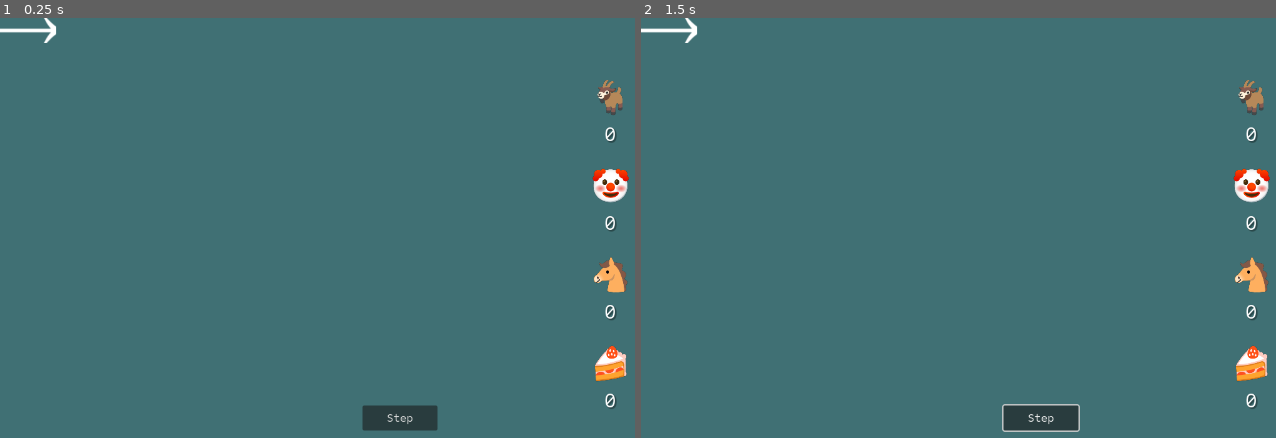
Above: before the commit, frames 1-2 (left to right).
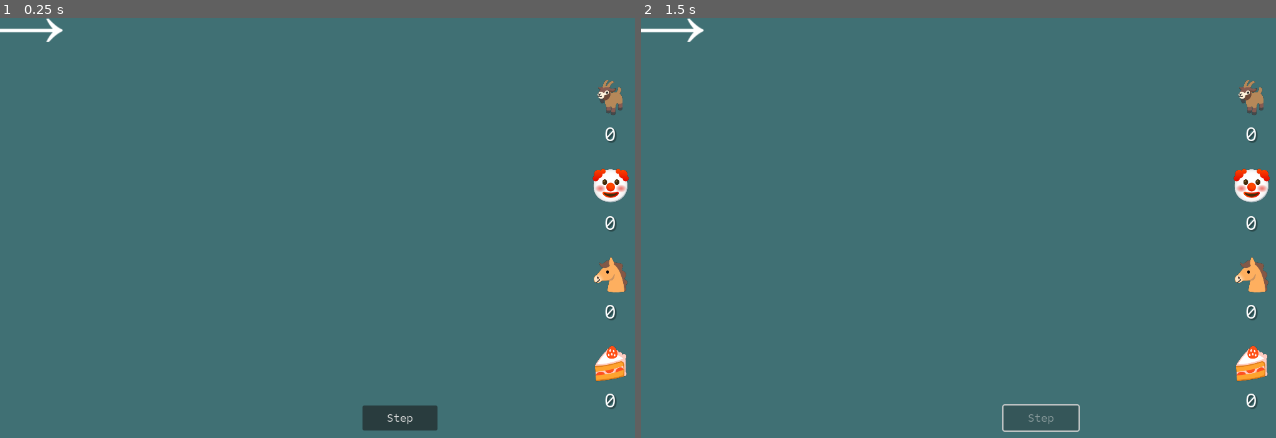
Above: after the commit, the same moments.

Repository: guladam/codelike
Game: Godot game, scene res://game/execution_window/execution_window.tscn
The game is run twice, just before and just after one commit, with the same random seed, the same clock (stepped at 60 frames per second) and the same inputs. This scene is started directly instead of the project's main scene.
Inputs (mouse positions are in pixels of both pictures, inside the frame that each line leads up to):
- Up to frame 1 (0.25 s): no input
- Up to frame 2 (1.5 s): click "Step" at 0.5 s; tap Enter at 1.25 s; move the mouse to (1218, 219) at 1.27 s; press the mouse at (1218, 219) at 1.28 s; hold Right from 1.28 s (still down)

The runs differ from the first frame. In frame 1, less than 0.1% of the frame differs, in the area x 6-10%, y 0-6%; in frame 2, 0.7%, in the area x 6-69%, y 0-99%.
Error before the commit: Invalid call. Nonexistent function 'execute' in base 'Nil'. (res://game/execution_window/execution_window.gd:32)
Error after the commit: Invalid access to property or key 'variable_to_set' on a base object of type 'Nil'. (res://game/execution_window/variable_container.gd:8)

Commit message:
execution window animations finished

Diff:
--- /dev/null
+++ b/game/components/tween.gd
@@ -0,0 +1,18 @@
+class_name TweenComponent
+extends Node
+
+@export var target: Control
+@export var property: String
+@export var tween_type: Tween.TransitionType
+@export var tween_ease: Tween.EaseType
+@export var length: float = 0.5
+
+var tween: Tween
+
+
+func start_tween(value: Variant) -> void:
+	if tween:
+		tween.kill()
+
+	tween = create_tween().set_ease(tween_ease).set_trans(tween_type)
+	tween.tween_property(target, property, value, length)
--- a/game/execution_window/execution_window.gd
+++ b/game/execution_window/execution_window.gd
@@ -8,8 +8,10 @@
 var _instructions: Array[Instruction]
 
 @onready var instructions_container: VBoxContainer = %Instructions
+@onready var variable_container: VariableContainer = $VariableContainer
 @onready var step_button: Button = %StepButton
 @onready var arrow: TextureRect = %Arrow
+@onready var arrow_tween: TweenComponent = %ArrowTween
 
 
 func _ready() -> void:
@@ -28,16 +30,34 @@
 
 
 func _step() -> void:
+	step_button.disabled = true
 	var instruction: Instruction = _instructions.pop_front()
+	variable_container.animate_instruction(instruction)
+	variable_container.animation_finished.connect(_on_step_animation_finished.bind(instruction), CONNECT_ONE_SHOT)
+
+
+func _animate_arrow(instruction: int) -> void:
+	var target: Vector2 = instructions_container.get_child(instruction).global_position
+	target.x -= 80
+	arrow_tween.start_tween(target)
+
+
+func _end_execution() -> void:
+	arrow.hide()
+	step_button.disabled = true
+	# TODO this is a pretty ugly way to do it
+	await get_tree().create_timer(1, false).timeout
+	execution_finished.emit()
+	queue_free()
+
+
+func _on_step_animation_finished(instruction: Instruction) -> void:
+	step_button.disabled = false
 	instruction.execute()
 
 	var current_instruction := instructions_container.get_child_count() - _instructions.size()
 
 	if current_instruction < instructions_container.get_child_count():
-		arrow.position = instructions_container.get_child(current_instruction).global_position
-		arrow.position.x -= 80
+		_animate_arrow(current_instruction)
 	else:
-		arrow.hide()
-		step_button.disabled = true
-		execution_finished.emit()
-		queue_free()
+		_end_execution()
--- a/game/execution_window/execution_window.tscn
+++ b/game/execution_window/execution_window.tscn
@@ -1,10 +1,12 @@
-[gd_scene load_steps=7 format=3 uid="uid://dh4ef8ajahq84"]
+[gd_scene load_steps=9 format=3 uid="uid://dh4ef8ajahq84"]
 
 [ext_resource type="PackedScene" uid="uid://djuh52s2c65dr" path="res://game/variable_display/variable_display.tscn" id="1_03itc"]
 [ext_resource type="Script" path="res://game/execution_window/execution_window.gd" id="1_ujf7g"]
 [ext_resource type="Texture2D" uid="uid://rw3pj4duuwc5" path="res://game/expression_builder/arrow.png" id="2_4fi07"]
 [ext_resource type="Resource" uid="uid://dyrxasusfl33w" path="res://data/variables/var_a.tres" id="2_xkvd4"]
+[ext_resource type="Script" path="res://game/components/tween.gd" id="3_84bxa"]
 [ext_resource type="Resource" uid="uid://07y1afvbneja" path="res://data/variables/var_c.tres" id="3_c2fi2"]
+[ext_resource type="Script" path="res://game/execution_window/variable_container.gd" id="4_0eu06"]
 [ext_resource type="Resource" uid="uid://b8phh71v34xeq" path="res://data/variables/var_d.tres" id="4_hhewg"]
 
 [node name="ExecutionWindow" type="Control"]
@@ -59,13 +61,23 @@
 [node name="Arrow" type="TextureRect" parent="."]
 unique_name_in_owner = true
 layout_mode = 0
-offset_right = 90.0
+offset_right = 100.0
 offset_bottom = 40.0
 texture = ExtResource("2_4fi07")
-stretch_mode = 6
+expand_mode = 5
+stretch_mode = 5
 flip_h = true
 
-[node name="Variables" type="VBoxContainer" parent="."]
+[node name="ArrowTween" type="Node" parent="Arrow" node_paths=PackedStringArray("target")]
+unique_name_in_owner = true
+script = ExtResource("3_84bxa")
+target = NodePath("..")
+property = "position"
+tween_type = 10
+tween_ease = 1
+length = 0.3
+
+[node name="VariableContainer" type="VBoxContainer" parent="."]
 layout_mode = 1
 anchors_preset = 8
 anchor_left = 0.5
@@ -79,18 +91,19 @@
 grow_horizontal = 2
 grow_vertical = 2
 theme_override_constants/separation = 25
+script = ExtResource("4_0eu06")
 
-[node name="VariableDisplayA" parent="Variables" instance=ExtResource("1_03itc")]
+[node name="VariableDisplayA" parent="VariableContainer" instance=ExtResource("1_03itc")]
 layout_mode = 2
 variable = ExtResource("2_xkvd4")
 
-[node name="VariableDisplayB" parent="Variables" instance=ExtResource("1_03itc")]
+[node name="VariableDisplayB" parent="VariableContainer" instance=ExtResource("1_03itc")]
 layout_mode = 2
 
-[node name="VariableDisplayC" parent="Variables" instance=ExtResource("1_03itc")]
+[node name="VariableDisplayC" parent="VariableContainer" instance=ExtResource("1_03itc")]
 layout_mode = 2
 variable = ExtResource("3_c2fi2")
 
-[node name="VariableDisplayD" parent="Variables" instance=ExtResource("1_03itc")]
+[node name="VariableDisplayD" parent="VariableContainer" instance=ExtResource("1_03itc")]
 layout_mode = 2
 variable = ExtResource("4_hhewg")
--- /dev/null
+++ b/game/execution_window/variable_container.gd
@@ -0,0 +1,18 @@
+class_name VariableContainer
+extends VBoxContainer
+
+signal animation_finished
+
+
+func animate_instruction(instruction: Instruction) -> void:
+	var var_display: VariableDisplay = _get_var_display(instruction.variable_to_set)
+	var_display.highlight()
+	var_display.highlight_finished.connect(func(): animation_finished.emit(), CONNECT_ONE_SHOT)
+
+
+func _get_var_display(variable: Variable) -> VariableDisplay:
+	for var_display: VariableDisplay in get_children():
+		if var_display.variable == variable:
+			return var_display
+
+	return null
--- a/game/variable_display/variable_display.gd
+++ b/game/variable_display/variable_display.gd
@@ -1,10 +1,13 @@
 class_name VariableDisplay
 extends VBoxContainer
+
+signal highlight_finished
 
 @export var variable: Variable
 
 @onready var name_label: Label = $Name
 @onready var value: Label = $Value
+@onready var tween: TweenComponent = $Tween
 
 
 func _ready() -> void:
@@ -14,3 +17,14 @@
 			func():
 				value.text = str(variable.value)
 		)
+	highlight_finished.connect(func(): print("second highlight part"))
+
+
+func highlight() -> void:
+	tween.start_tween(Vector2(1.25, 1.25))
+	tween.tween.finished.connect(
+		func():
+			print("first highlight part")
+			tween.start_tween(Vector2.ONE)
+			tween.tween.finished.connect(func(): highlight_finished.emit(), CONNECT_ONE_SHOT)
+	, CONNECT_ONE_SHOT)
--- a/game/variable_display/variable_display.tscn
+++ b/game/variable_display/variable_display.tscn
@@ -1,7 +1,8 @@
-[gd_scene load_steps=5 format=3 uid="uid://djuh52s2c65dr"]
+[gd_scene load_steps=6 format=3 uid="uid://djuh52s2c65dr"]
 
 [ext_resource type="Script" path="res://game/variable_display/variable_display.gd" id="1_equip"]
 [ext_resource type="Resource" uid="uid://b6nkkr7qncps6" path="res://data/variables/var_b.tres" id="2_7fr0t"]
+[ext_resource type="Script" path="res://game/components/tween.gd" id="3_ndvkl"]
 
 [sub_resource type="LabelSettings" id="LabelSettings_d6rkn"]
 font_size = 64
@@ -15,6 +16,7 @@
 [node name="VariableDisplay" type="VBoxContainer"]
 offset_right = 40.0
 offset_bottom = 40.0
+pivot_offset = Vector2(44, 58)
 theme_override_constants/separation = 0
 script = ExtResource("1_equip")
 variable = ExtResource("2_7fr0t")
@@ -32,3 +34,11 @@
 label_settings = SubResource("LabelSettings_nn54i")
 horizontal_alignment = 1
 vertical_alignment = 1
+
+[node name="Tween" type="Node" parent="." node_paths=PackedStringArray("target")]
+script = ExtResource("3_ndvkl")
+target = NodePath("..")
+property = "scale"
+tween_type = 10
+tween_ease = 2
+length = 0.6
